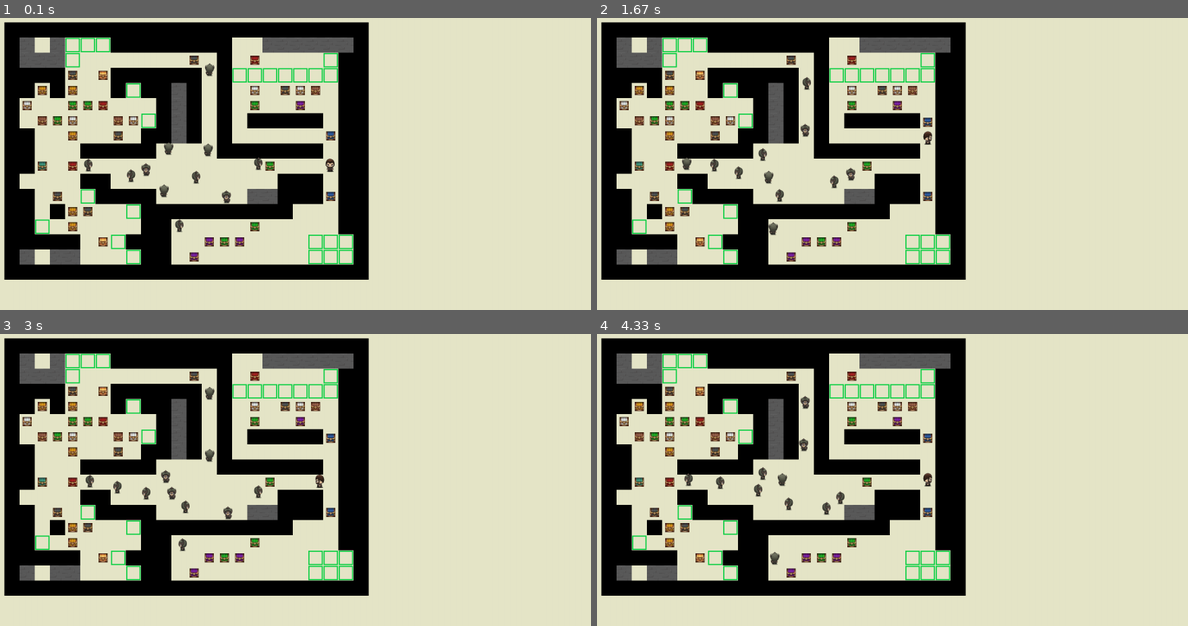
Above: before the commit, frames 1-4 (two rows, left to right).
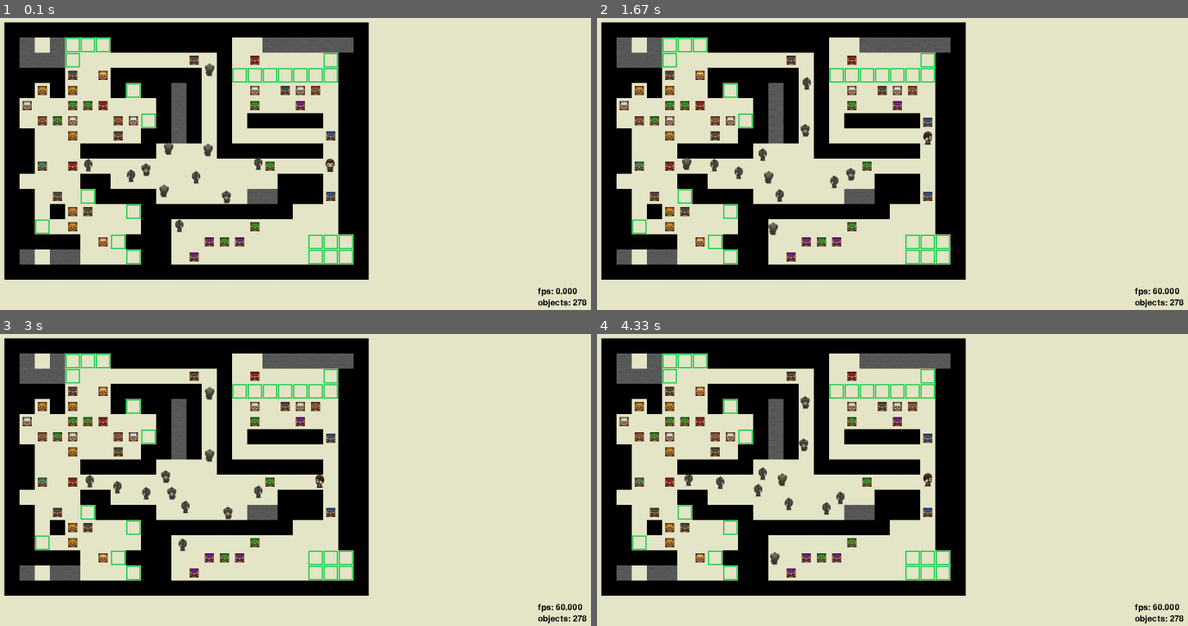
Above: after the commit, the same moments.

Repository: OnlyAoiKunie/sokoban-pygame
Game: pygame game, started from main.py
Same seed, same stepped clock (60 frames per second), same inputs: the game is played once before the commit and once after it.
Inputs:
- Up to frame 1 (0.1 s): no input
- Up to frame 2 (1.67 s): hold Right 0.33-0.8 s; hold Up 0.83-1.13 s; hold Right 1.17-1.63 s
- Up to frame 3 (3 s): hold Left 1.67-2.2 s; hold Down 2.23-2.53 s; tap Space at 2.57 s; hold Left from 2.9 s (still down)
- Up to frame 4 (4.33 s): release Left at 3.3 s; hold Up 3.33-3.7 s; hold Right from 3.73 s (still down)

The runs differ from the first frame. In frame 1, 0.2% of the frame differs, in the area x 90-100%, y 92-100%; in frame 2, 0.2%; in frame 3, 0.2%; in frame 4, 0.2%.

Commit message:
add debug info at screen

Diff:
--- a/main.py
+++ b/main.py
@@ -2,6 +2,7 @@
 import time
 
 pygame.init()  # 初始化pygame
+pygame.font.init()
 width, height = 1600, 800  # 設定視窗大小
 screen = pygame.display.set_mode((width, height))
 
@@ -22,6 +23,8 @@
         self.build_world()
         self.key_cooldown = time.time()
 
+        self.display_font = pygame.font.SysFont("default", 32)
+
         self.mask_enabled = mask_enabled
         if self.mask_enabled:
             player_x, player_y = self.player.pos()
@@ -40,11 +43,18 @@
             self.draw_world()
             self.screen.blit(self.player.img(), self.player.pos())
 
+            text = " fps: {:.03f}".format(self.ticker.get_fps())
+            text = self.display_font.render(text, False, (0, 0, 0))
+            self.screen.blit(text, (1440, 740))
+
+            text = " objects: {}".format(len(self.world))
+            text = self.display_font.render(text, False, (0, 0, 0))
+            self.screen.blit(text, (1440, 770))
+
             pygame.display.update()
             self.ticker.tick(60)  # 60 fps
 
             self.key_handle()
-            print(f" fps:{self.ticker.get_fps()}\r", end="")
 
         pygame.quit()
 
